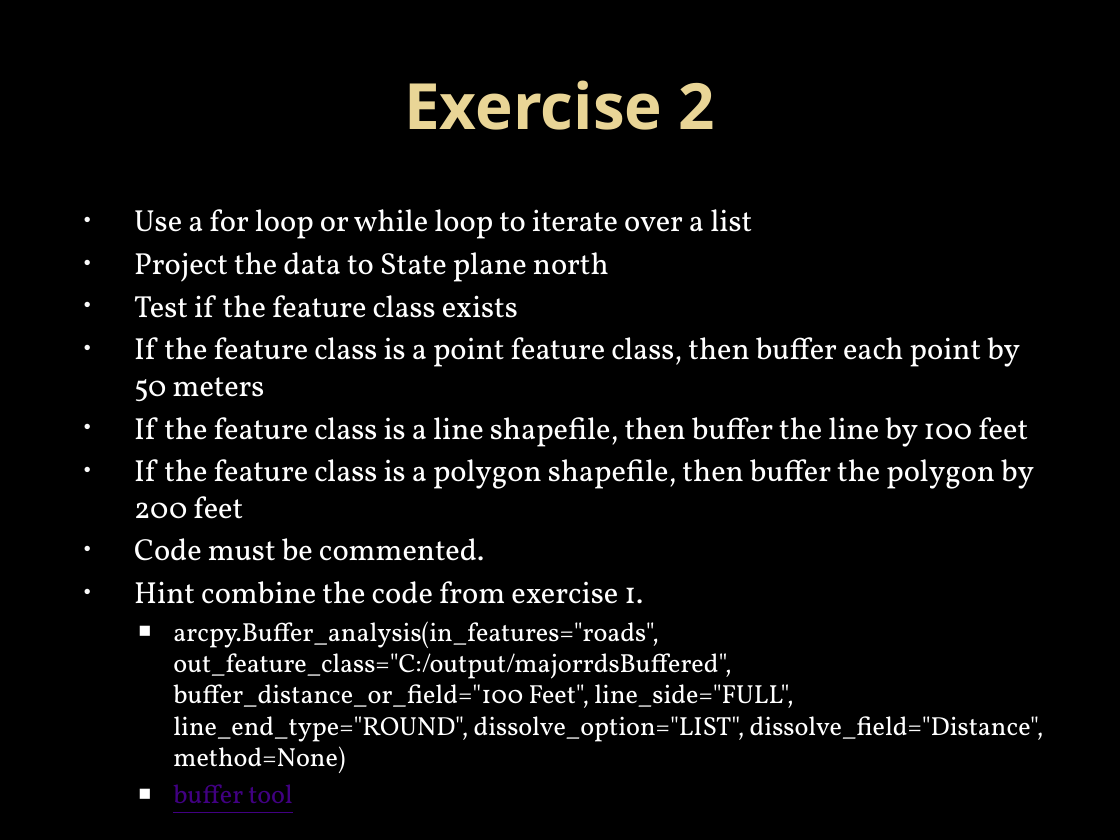
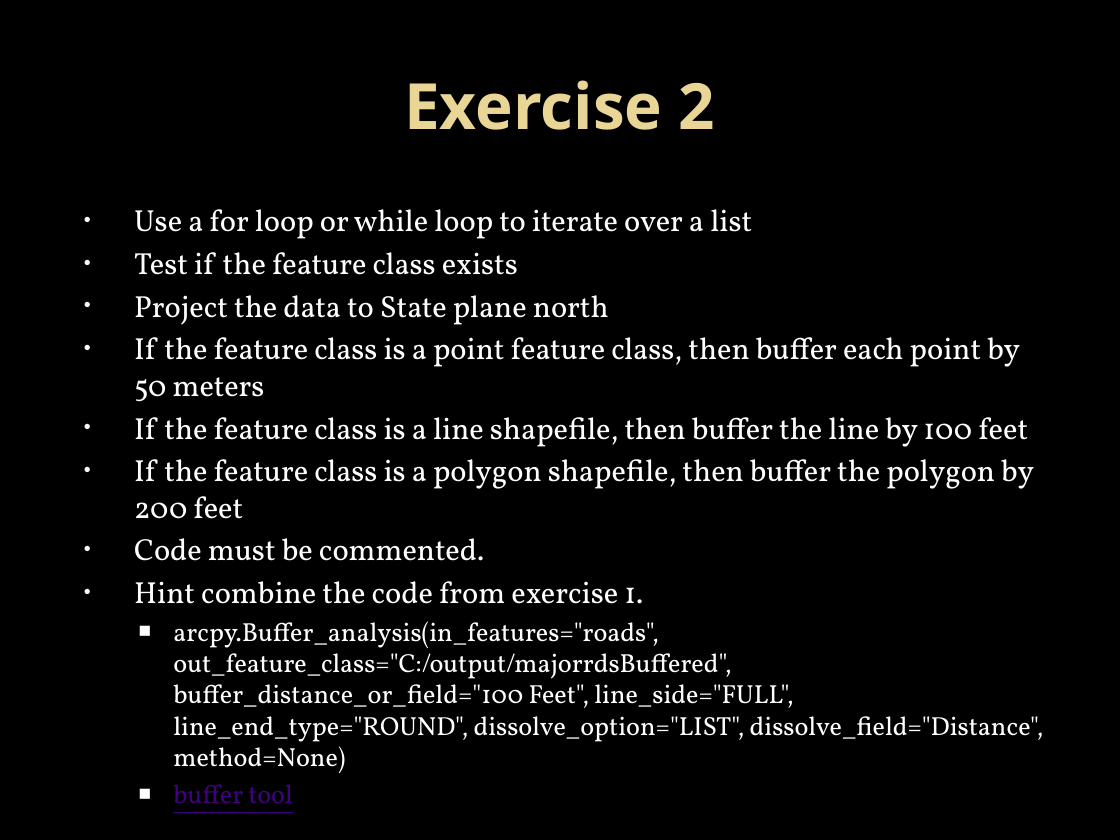
Before and after one commit to LukeKaim/python_training, a slide deck: slide 28 of introduction to python_1.pptx. Drawn at 1120x840 pixels with LibreOffice and Linux fonts; fonts in the diff are those of the drawing; background and template pictures are left out. Boxes give left, top, right and bottom in pixels: in the first picture for what was removed or moved away, otherwise in the second. Text is boxed around its words. In the diff, an @@ line names an element or a change of style, - is before the commit and + after.

```diff
--- a/introduction to python_1.pptx
+++ b/introduction to python_1.pptx
@@ text at box(134, 252, 518, 275): paragraph added @@
+• Test if the feature class exists
@@ text at box(134, 295, 518, 318): paragraph removed @@
-• Test if the feature class exists
```
Also in this commit, not shown: 9 other slides changed, 1 other file.
